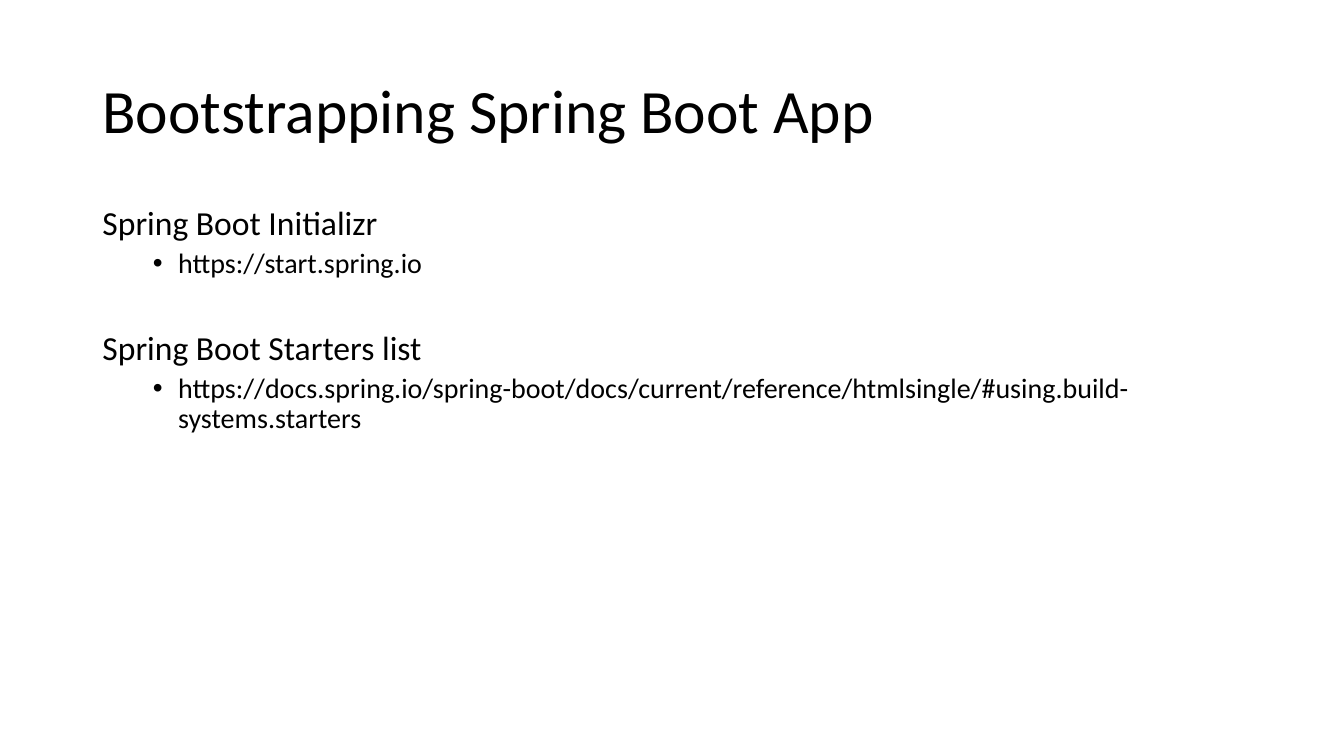
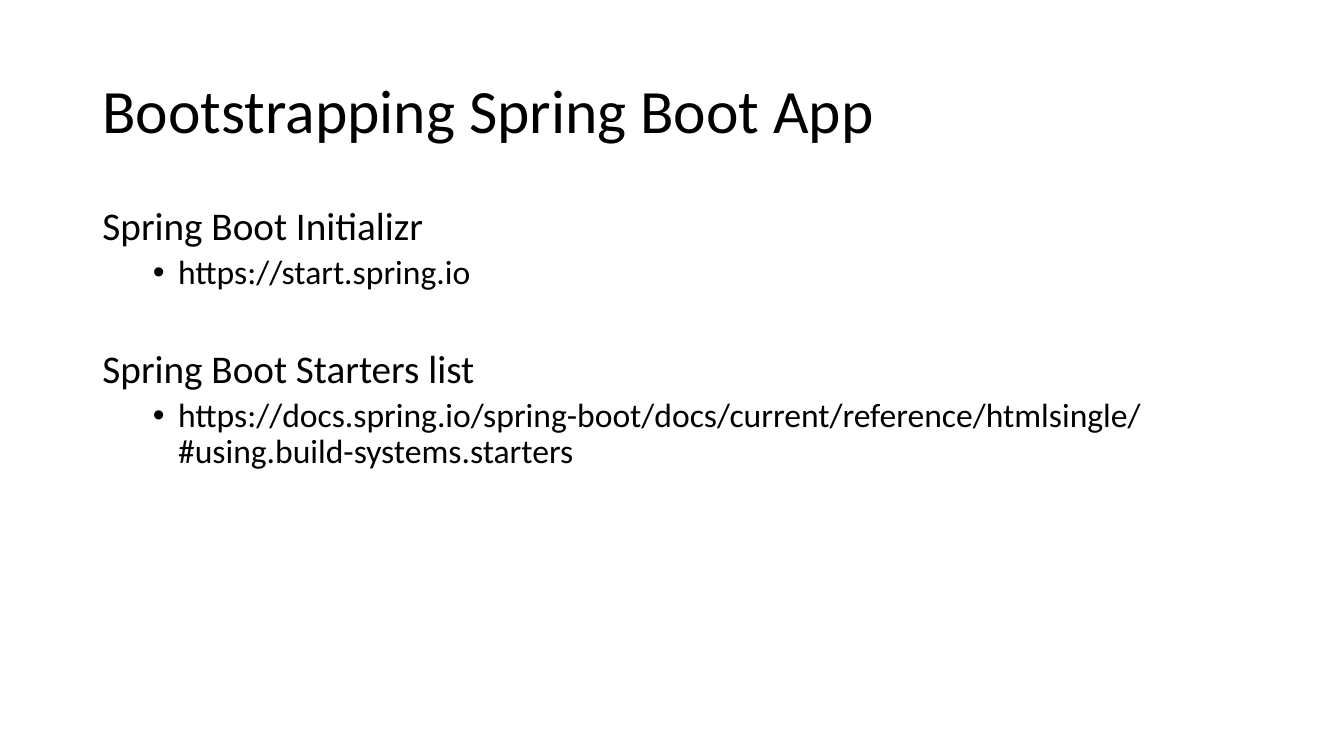
Before and after one commit to adrian-machnicki/SpringWorkshopForInterns, a slide deck: slide 10 of docs/SpringWorkshopWithAdrian.pptx (slide 9 before the commit). Drawn at 1344x756 pixels with LibreOffice and Linux fonts; fonts in the diff are those of the drawing. Boxes give left, top, right and bottom in pixels: in the first picture for what was removed or moved away, otherwise in the second. Text is boxed around its words. In the diff, an @@ line names an element or a change of style, - is before the commit and + after.

```diff
--- a/docs/SpringWorkshopWithAdrian.pptx
+++ b/docs/SpringWorkshopWithAdrian.pptx
@@ text "Spring Boot Initializr" at [102,212,1141,469]: size 24 to 28 pt in "Spring Boot Initializr", "Spring Boot Starters list"; size 20 to 24 pt in "https://start.spring.io", "https://docs.spring.io/spring-boot/docs/current/reference/ht ..." @@
```
Also in this commit, not shown: 5 other slides changed, 1 slide added, 10 other files.
